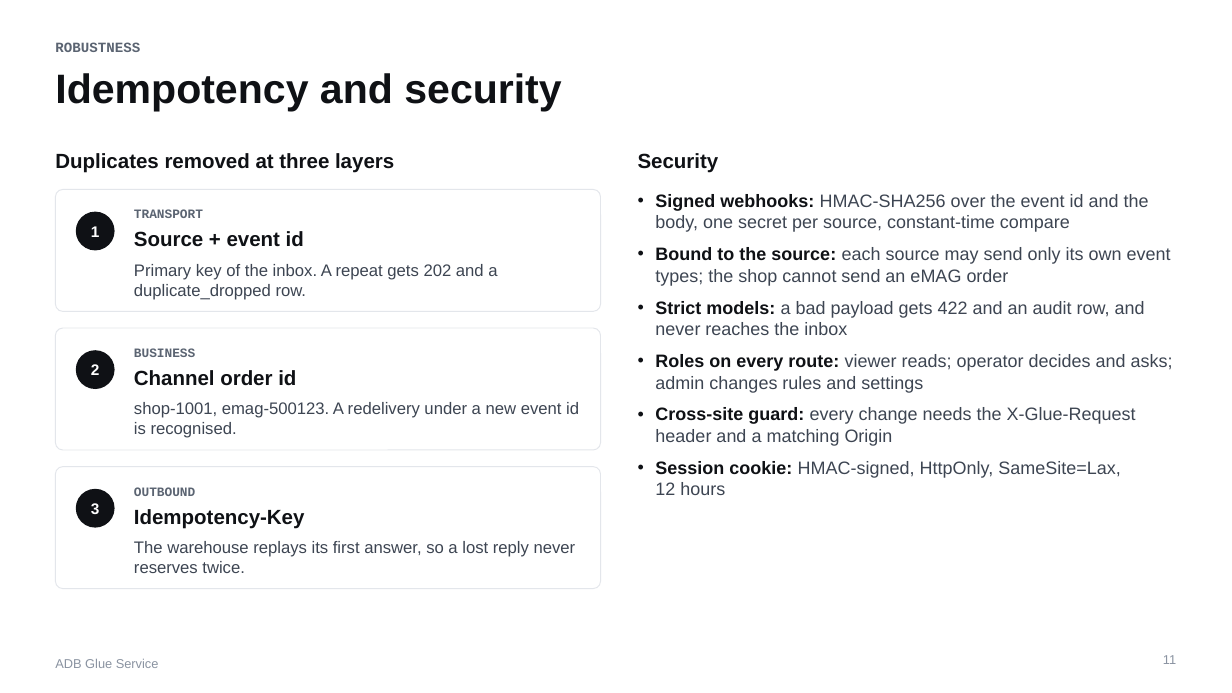
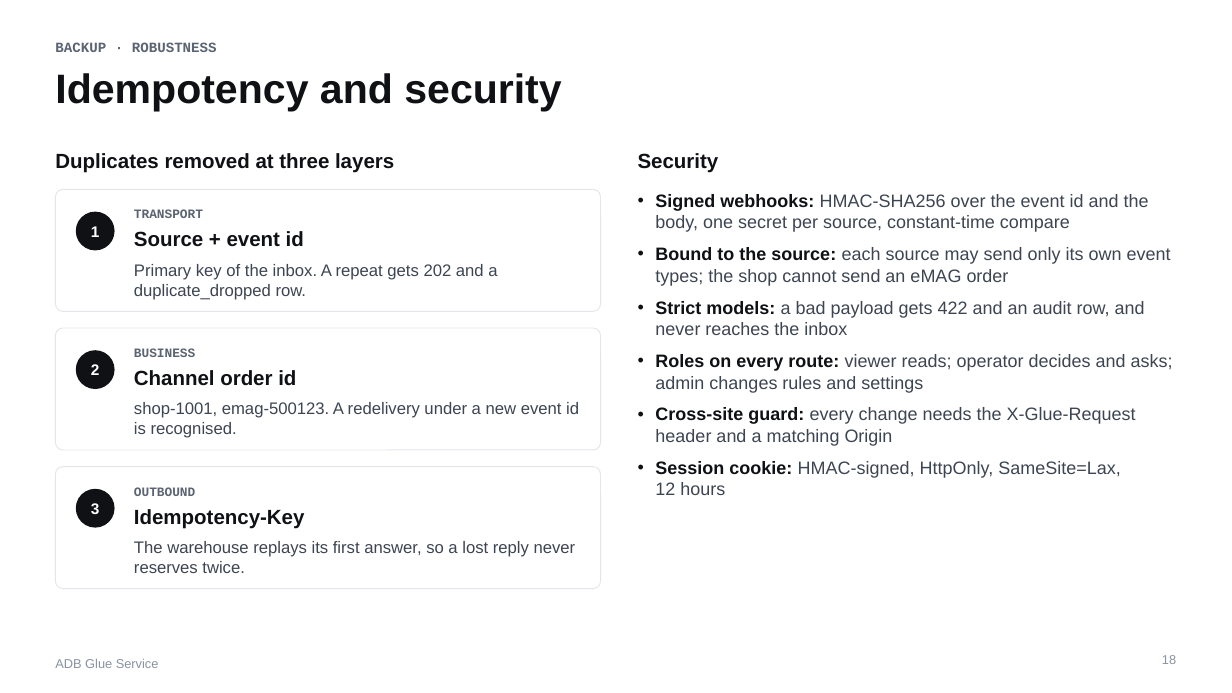
Before and after one commit to PantelimonGulie/adb-glue-service, a slide deck: slide 18 of docs/presentation/ADB-Glue-Service.pptx (slide 11 before the commit). Drawn at 1232x693 pixels with LibreOffice and Linux fonts; fonts in the diff are those of the drawing. Boxes give left, top, right and bottom in pixels: in the first picture for what was removed or moved away, otherwise in the second. Text is boxed around its words. In the diff, an @@ line names an element or a change of style, - is before the commit and + after.

Commit message:
Shorten the talk to 14 slides, with the detail moved to backup slides

```diff
--- a/docs/presentation/ADB-Glue-Service.pptx
+++ b/docs/presentation/ADB-Glue-Service.pptx
@@ text at (55, 42, 217, 52): text changed @@
-ROBUSTNESS
+BACKUP · ROBUSTNESS
@@ page number at (1162, 655, 1176, 664): text changed @@
-11
+18
```
Also in this commit, not shown: 9 other slides changed, 4 slides added, 2 slides removed, 1 other file.
